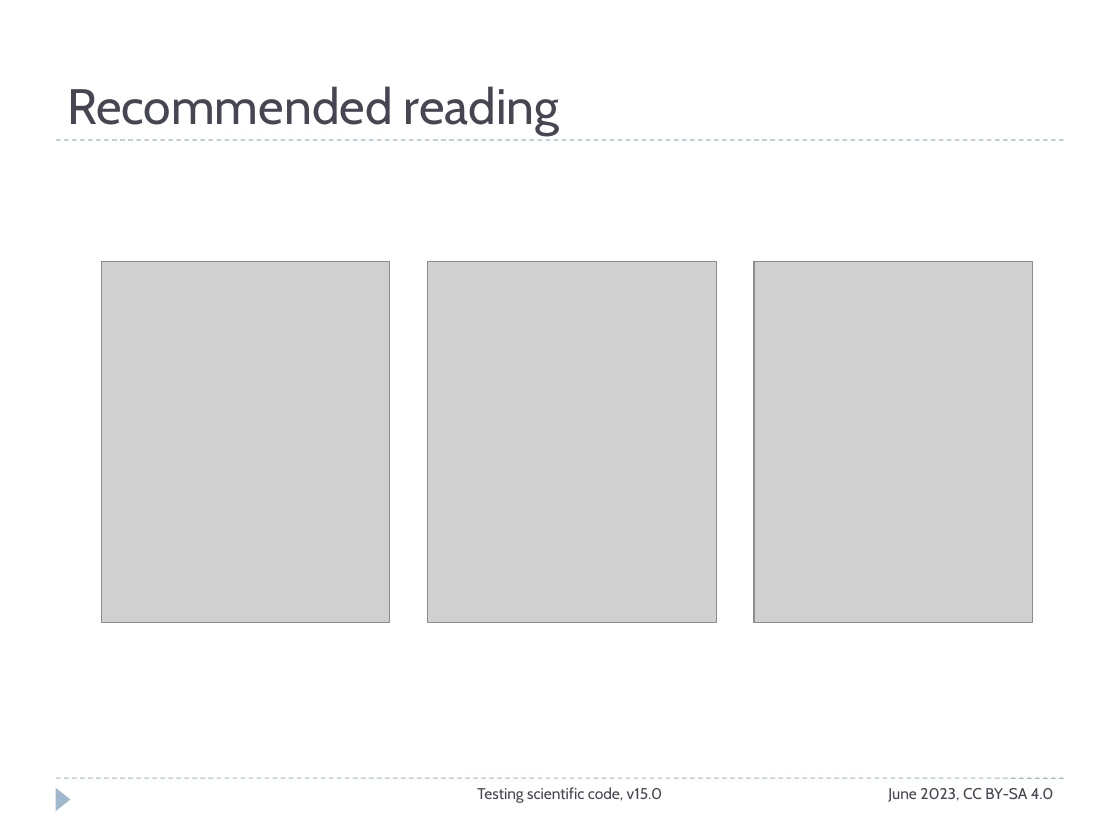
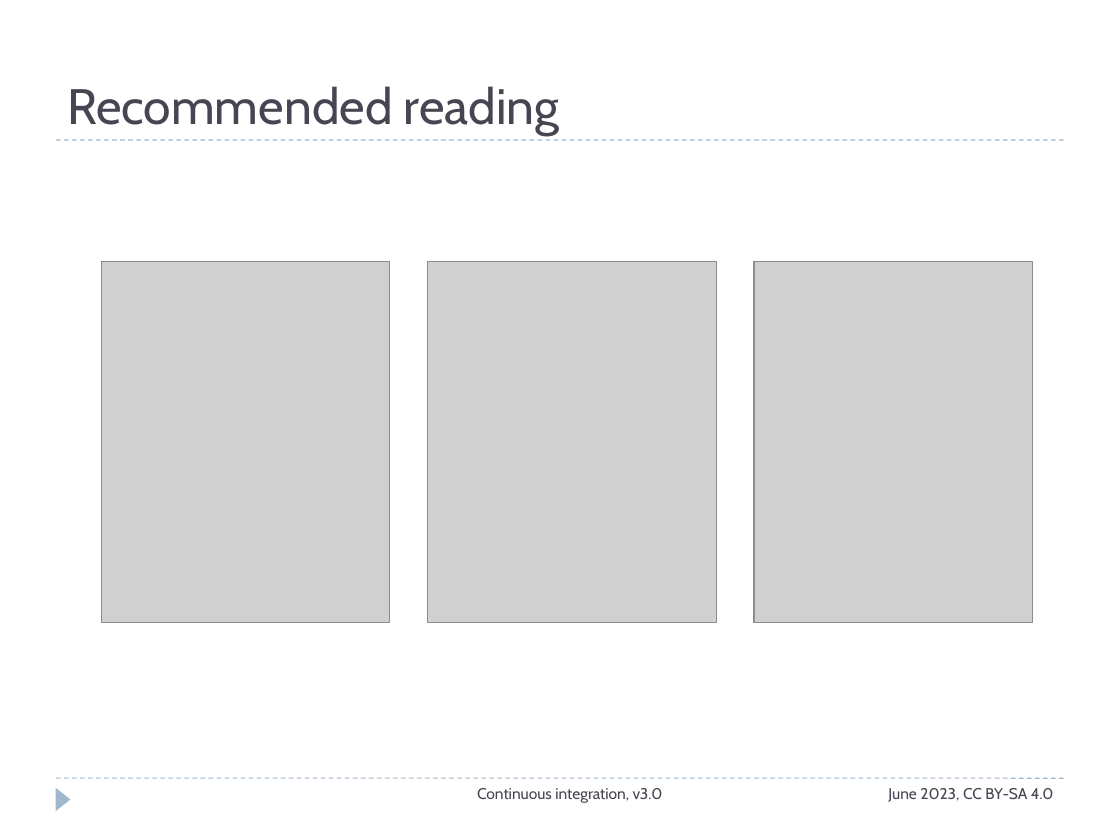
Before and after one commit to ASPP/testing_debugging_profiling, a slide deck: slide 20 of continuous_integration.pptx. Drawn at 1120x840 pixels with LibreOffice and Linux fonts; fonts in the diff are those of the drawing; grey boxes stand for pictures. Boxes give left, top, right and bottom in pixels: in the first picture for what was removed or moved away, otherwise in the second. Text is boxed around its words. In the diff, an @@ line names an element or a change of style, - is before the commit and + after.

Commit message:
Change footer of continuous integration slides

```diff
--- a/continuous_integration.pptx
+++ b/continuous_integration.pptx
@@ text at bbox=[477, 788, 663, 803]: text changed @@
-Testing scientific code, v15.0
+Continuous integration, v3.0
```
Also in this commit, not shown: 23 other slides changed, 1 other file.
